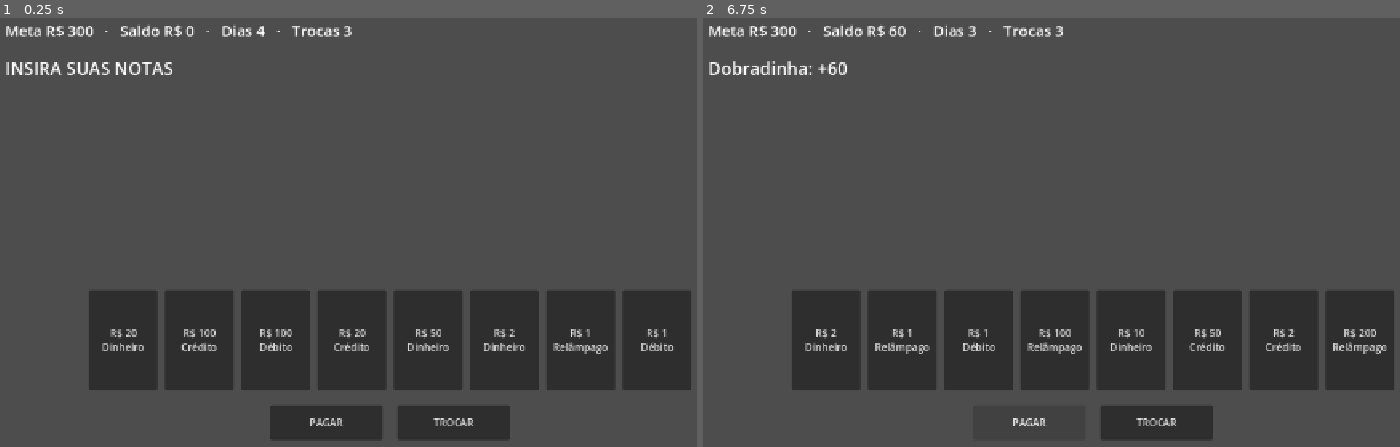
Above: before the commit, frames 1-2 (left to right).
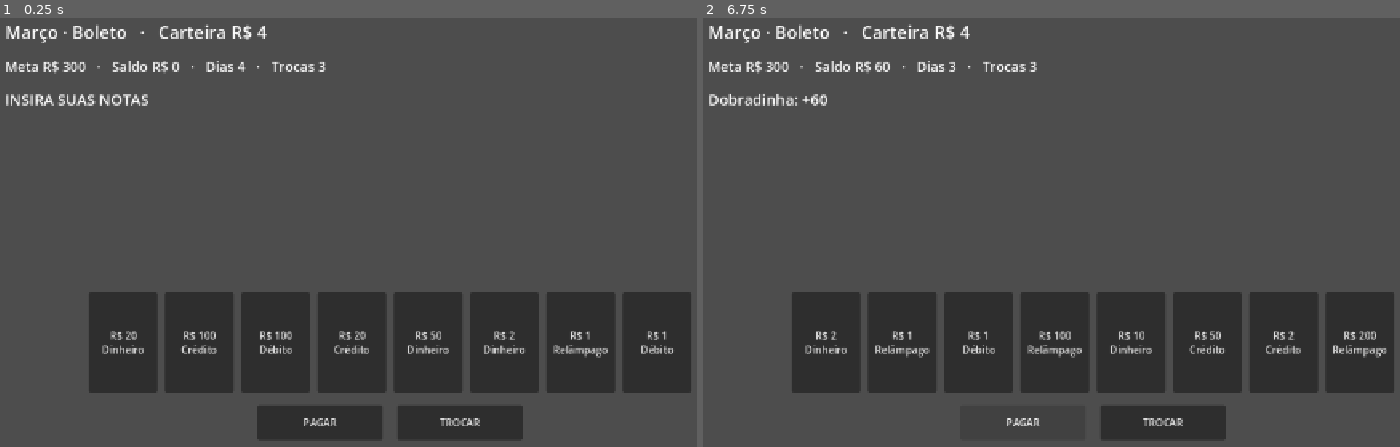
Above: after the commit, the same moments.

Repository: MarcosLauremiro/FECHA-A-CONTA
Game: Godot game, scene res://scenes/main.tscn
The game is run twice, just before and just after one commit, with the same random seed, the same clock (stepped at 60 frames per second) and the same inputs.
Inputs:
- Up to frame 1 (0.25 s): no input
- Up to frame 2 (6.75 s): click "R$ 20 Dinheiro" at 0.5 s; click "R$ 100 Crédito" at 1.25 s; click "R$ 100 Débito" at 2 s; click "R$ 20 Crédito" at 2.75 s; click "R$ 50 Dinheiro" at 3.5 s; click "R$ 2 Dinheiro" at 4.25 s; click "R$ 1 Relâmpago" at 5 s; click "R$ 1 Débito" at 5.75 s; click "PAGAR" at 6.5 s

The runs differ from the first frame. In frame 1, 4.2% of the frame differs, in the area x 0-100%, y 1-99%; in frame 2, 4.0%.

Commit message:
Adiciona partida completa: 3 meses, carteira, chefes e troco
- RunState: 3 meses x (Boleto, Aluguel, Fatura), carteira, troco
  (R$1 a cada 25% acima da meta, max R$5), divida do cheque especial
  (cresce 25% por conta paga), saldo maximo e estados de partida.
- Boss: regras das faturas. Banco fora do ar (Relampago nao pontua),
  Taxa de manutencao (troca custa R$1), Janeiro (Leao da Receita 27,5%
  por jogada e taxa de troca). Golpe do WhatsApp fica para os esquemas.
- BillRound aceita o chefe da conta e desconta o imposto da jogada.
- Interface: chefe, carteira, comprovante, PROXIMA CONTA e tela final.
- Testes: troco, divida, cheque especial, chefes e partida inteira
  (73 verificacoes).

Camelo ainda nao existe: a partida vai direto para a proxima conta.

Testes: godot --headless -s res://tests/test_core.gd

Co-Authored-By: Claude Haiku 5.5 <noreply@anthropic.com>

Diff:
--- a/scripts/balance.gd
+++ b/scripts/balance.gd
@@ -44,3 +44,26 @@
 const MAX_SCHEMES := 5
 const OVERDRAFT_LIMIT := -10
 const DEBT_GROWTH_PERCENT := 25
+
+# Ordem das contas dentro de um mês e a recompensa de cada uma.
+const BILL_KEYS: Array = ["boleto", "aluguel", "fatura"]
+const BILL_LABELS := {"boleto": "Boleto", "aluguel": "Aluguel", "fatura": "Fatura"}
+const BILL_REWARDS := {
+	"boleto": REWARD_BOLETO,
+	"aluguel": REWARD_ALUGUEL,
+	"fatura": REWARD_FATURA,
+}
+
+# Troco vira grana: R$ 1 a cada TROCO_STEP_PERCENT% acima da meta, até TROCO_MAX.
+const TROCO_STEP_PERCENT := 25
+const TROCO_MAX := 5
+
+# Chefe de cada mês (é a Fatura daquele mês).
+const BOSS_BY_MONTH: Array = ["banco_fora_do_ar", "taxa_manutencao", "janeiro_impostos"]
+const BOSSES := {
+	"banco_fora_do_ar": {"name": "Banco fora do ar", "text": "Notas de Relâmpago não pontuam"},
+	"taxa_manutencao": {"name": "Taxa de manutenção", "text": "Cada troca custa R$ 1"},
+	"janeiro_impostos": {"name": "IPVA + IPTU + Material escolar", "text": "Leão da Receita leva 27,5% de cada jogada. Taxa de manutenção: cada troca custa R$ 1. Golpe do WhatsApp: pendente (precisa de esquemas)"},
+}
+# Leão da Receita, em milésimos (275 = 27,5%).
+const LEAO_PER_MILLE := 275
--- a/scripts/game/bill_round.gd
+++ b/scripts/game/bill_round.gd
@@ -15,12 +15,14 @@
 var swaps_left: int = Balance.SWAPS_PER_BILL
 var saldo: int = 0
 var state: String = PLAYING
+var boss: String = Boss.NONE  # id do chefe desta conta ("" = conta comum)
 
 var _rng: RandomNumberGenerator
 
 
-func _init(p_goal: int, rng: RandomNumberGenerator = null) -> void:
+func _init(p_goal: int, p_boss: String = Boss.NONE, rng: RandomNumberGenerator = null) -> void:
 	goal = p_goal
+	boss = p_boss
 	_rng = rng
 	deck = Deck.new(rng)
 	_refill()
@@ -40,6 +42,7 @@
 
 
 ## PAGAR: pontua as notas escolhidas e gasta 1 dia.
+## Notas que o chefe não deixa pontuar saem da conta; o imposto do chefe é descontado do total.
 ## Devolve {"ok": bool, "reason": String, "score": Dictionary, "state": String}.
 func pay() -> Dictionary:
 	var refusal := _check_can_act()
@@ -47,8 +50,14 @@
 		return refusal
 
 	var played := selected.duplicate()
-	var score := Scorer.score(HandEvaluator.evaluate(played))
-	saldo += score["total"]
+	var scoring: Array = []
+	for n in played:
+		if Boss.note_scores(boss, n):
+			scoring.append(n)
+	var score := Scorer.score(HandEvaluator.evaluate(scoring))
+	var tax := Boss.play_tax(boss, score["total"])
+	score["tax"] = tax
+	saldo += score["total"] - tax
 
 	_leave_hand(played)
 	deck.discard(played)
@@ -80,6 +89,11 @@
 	return {"ok": true, "reason": "", "state": state}
 
 
+## Custo em R$ de cada troca nesta conta (imposto do chefe, se houver).
+func swap_cost() -> int:
+	return Boss.swap_cost(boss)
+
+
 ## Recompensa ao bater a meta: base da conta + R$ por dia não usado.
 func reward(base_reward: int) -> int:
 	if state != WON:
--- /dev/null
+++ b/scripts/game/boss.gd
@@ -0,0 +1,27 @@
+class_name Boss
+extends RefCounted
+## Regras das faturas (chefes). Cada função recebe o id do chefe; "" = sem chefe.
+## Texto e nome ficam em Balance.BOSSES.
+
+const NONE := ""
+
+
+## Notas de Relâmpago não pontuam na fatura do Banco fora do ar.
+static func note_scores(boss: String, note: Note) -> bool:
+	if boss == "banco_fora_do_ar" and note.suit == Note.Suit.RELAMPAGO:
+		return false
+	return true
+
+
+## Imposto (Leão da Receita) tirado do total de cada jogada. Devolve o valor a tirar.
+static func play_tax(boss: String, total: int) -> int:
+	if boss == "janeiro_impostos":
+		return total * Balance.LEAO_PER_MILLE / 1000
+	return 0
+
+
+## Quanto custa cada troca em R$.
+static func swap_cost(boss: String) -> int:
+	if boss == "taxa_manutencao" or boss == "janeiro_impostos":
+		return 1
+	return 0
--- /dev/null
+++ b/scripts/game/run_state.gd
@@ -0,0 +1,137 @@
+class_name RunState
+extends RefCounted
+## A partida inteira: 3 meses × (Boleto, Aluguel, Fatura), carteira e progresso.
+## Dono das contas (BillRound) e da carteira. A interface só chama métodos daqui.
+##
+## Estados:
+##   "playing"    conta em andamento
+##   "bill_paid"  conta paga, mostrando comprovante; chame next_bill()
+##   "won"        pagou a última fatura (CONTAS EM DIA)
+##   "lost"       falhou uma conta (NOME NEGATIVADO)
+##
+## Camelô (loja entre contas) ainda não existe: next_bill() vai direto para a próxima conta.
+
+const PLAYING := "playing"
+const BILL_PAID := "bill_paid"
+const WON := "won"
+const LOST := "lost"
+
+var wallet: int = Balance.START_WALLET
+var month_index: int = 0
+var bill_index: int = 0
+var state: String = PLAYING
+var max_saldo: int = 0  # maior saldo de uma conta no ano (vai no comprovante final)
+
+# Último comprovante (preenchido ao pagar uma conta).
+var receipt: Dictionary = {}
+
+var bill: BillRound
+var _rng: RandomNumberGenerator
+
+
+func _init(rng: RandomNumberGenerator = null) -> void:
+	_rng = rng
+	_start_bill()
+
+
+func bill_key() -> String:
+	return Balance.BILL_KEYS[bill_index]
+
+
+func month_name() -> String:
+	return Balance.MONTHS[month_index]["name"]
+
+
+func bill_title() -> String:
+	return "%s · %s" % [month_name(), Balance.BILL_LABELS[bill_key()]]
+
+
+func boss_id() -> String:
+	if bill_key() == "fatura":
+		return Balance.BOSS_BY_MONTH[month_index]
+	return Boss.NONE
+
+
+func is_last_bill() -> bool:
+	return month_index == Balance.MONTHS.size() - 1 and bill_index == Balance.BILL_KEYS.size() - 1
+
+
+func pay() -> Dictionary:
+	if state != PLAYING:
+		return {"ok": false, "reason": "run_not_playing", "state": state}
+	var result := bill.pay()
+	if not result["ok"]:
+		return result
+
+	if result["state"] == BillRound.WON:
+		_settle_paid_bill()
+	elif result["state"] == BillRound.LOST:
+		state = LOST
+	return result
+
+
+func swap() -> Dictionary:
+	if state != PLAYING:
+		return {"ok": false, "reason": "run_not_playing", "state": state}
+	var cost := bill.swap_cost()
+	# Cheque especial: a carteira pode ir até OVERDRAFT_LIMIT. Sem dinheiro, a troca é recusada.
+	if wallet - cost < Balance.OVERDRAFT_LIMIT:
+		return {"ok": false, "reason": "no_money", "state": state}
+	var result := bill.swap()
+	if result["ok"]:
+		wallet -= cost
+	return result
+
+
+## Vai para a próxima conta depois do comprovante.
+func next_bill() -> bool:
+	if state != BILL_PAID:
+		return false
+	bill_index += 1
+	if bill_index >= Balance.BILL_KEYS.size():
+		bill_index = 0
+		month_index += 1
+	state = PLAYING
+	_start_bill()
+	return true
+
+
+## Troco vira grana: R$ 1 a cada TROCO_STEP_PERCENT% acima da meta, até TROCO_MAX.
+static func troco(saldo: int, goal: int) -> int:
+	if saldo <= goal or goal <= 0:
+		return 0
+	var steps := (saldo - goal) * 100 / (goal * Balance.TROCO_STEP_PERCENT)
+	return mini(steps, Balance.TROCO_MAX)
+
+
+## Dívida do cheque especial cresce DEBT_GROWTH_PERCENT% a cada conta paga (arredonda para cima).
+static func debt_growth(debt: int) -> int:
+	return (debt * Balance.DEBT_GROWTH_PERCENT + 99) / 100
+
+
+func _settle_paid_bill() -> void:
+	var key := bill_key()
+	var base: int = Balance.BILL_REWARDS[key]
+	var reward := bill.reward(base)
+	var extra := troco(bill.saldo, bill.goal)
+
+	# Dívida cresce antes de receber; a recompensa paga a dívida primeiro (carteira negativa sobe).
+	if wallet < 0:
+		wallet -= debt_growth(-wallet)
+	wallet += reward + extra
+
+	max_saldo = maxi(max_saldo, bill.saldo)
+	receipt = {
+		"title": bill_title(),
+		"saldo": bill.saldo,
+		"goal": bill.goal,
+		"reward": reward,
+		"troco": extra,
+		"wallet": wallet,
+		"days_left": bill.days_left,
+	}
+	state = WON if is_last_bill() else BILL_PAID
+
+
+func _start_bill() -> void:
+	bill = BillRound.new(Balance.MONTHS[month_index][bill_key()], boss_id(), _rng)
--- a/scripts/ui/bill_round_view.gd
+++ b/scripts/ui/bill_round_view.gd
@@ -1,19 +1,22 @@
 extends Control
-## Interface provisória da conta (hora 4–7: "jogável feio"). Toda regra vem de BillRound.
+## Interface provisória da partida (hora 7–9: "jogável feio"). Toda regra vem de RunState/BillRound.
 
-var bill: BillRound
+var run: RunState
 
+var _header: Label
+var _boss: Label
 var _info: Label
 var _message: Label
 var _hand_box: HBoxContainer
 var _pay_button: Button
 var _swap_button: Button
+var _next_button: Button
 var _restart_button: Button
 
 
 func _ready() -> void:
 	_build_ui()
-	_start_round()
+	_start_run()
 
 
 func _build_ui() -> void:
@@ -22,15 +25,25 @@
 	add_child(margin)
 
 	var column := VBoxContainer.new()
-	column.add_theme_constant_override("separation", 24)
+	column.add_theme_constant_override("separation", 20)
 	margin.add_child(column)
 
+	_header = Label.new()
+	_header.add_theme_font_size_override("font_size", 28)
+	column.add_child(_header)
+
+	_boss = Label.new()
+	_boss.add_theme_font_size_override("font_size", 20)
+	_boss.add_theme_color_override("font_color", Color(0.85, 0.2, 0.2))
+	column.add_child(_boss)
+
 	_info = Label.new()
-	_info.add_theme_font_size_override("font_size", 24)
+	_info.add_theme_font_size_override("font_size", 22)
 	column.add_child(_info)
 
 	_message = Label.new()
-	_message.add_theme_font_size_override("font_size", 28)
+	_message.add_theme_font_size_override("font_size", 24)
+	_message.autowrap_mode = TextServer.AUTOWRAP_WORD_SMART
 	column.add_child(_message)
 
 	var spacer := Control.new()
@@ -48,34 +61,39 @@
 	actions.add_theme_constant_override("separation", 24)
 	column.add_child(actions)
 
-	_pay_button = Button.new()
-	_pay_button.text = "PAGAR"
-	_pay_button.custom_minimum_size = Vector2(180, 56)
-	_pay_button.pressed.connect(_on_pay_pressed)
-	actions.add_child(_pay_button)
-
-	_swap_button = Button.new()
-	_swap_button.text = "TROCAR"
-	_swap_button.custom_minimum_size = Vector2(180, 56)
-	_swap_button.pressed.connect(_on_swap_pressed)
-	actions.add_child(_swap_button)
-
-	_restart_button = Button.new()
-	_restart_button.text = "NOVA CONTA"
-	_restart_button.custom_minimum_size = Vector2(180, 56)
-	_restart_button.visible = false
-	_restart_button.pressed.connect(_start_round)
-	actions.add_child(_restart_button)
+	_pay_button = _make_button("PAGAR", actions, _on_pay_pressed)
+	_swap_button = _make_button("TROCAR", actions, _on_swap_pressed)
+	_next_button = _make_button("PRÓXIMA CONTA", actions, _on_next_pressed)
+	_restart_button = _make_button("JOGAR DE NOVO", actions, _start_run)
 
 
-func _start_round() -> void:
-	# Meta da primeira conta da jam: Boleto de Março.
-	bill = BillRound.new(Balance.MONTHS[0]["boleto"])
+func _make_button(text: String, parent: Control, handler: Callable) -> Button:
+	var btn := Button.new()
+	btn.text = text
+	btn.custom_minimum_size = Vector2(200, 56)
+	btn.pressed.connect(handler)
+	parent.add_child(btn)
+	return btn
+
+
+func _start_run() -> void:
+	run = RunState.new()
 	_message.text = "INSIRA SUAS NOTAS"
 	_refresh()
 
 
 func _refresh() -> void:
+	var bill := run.bill
+	var playing := run.state == RunState.PLAYING
+
+	_header.text = "%s   ·   Carteira R$ %d" % [run.bill_title(), run.wallet]
+	_header.add_theme_color_override("font_color", Color(0.85, 0.2, 0.2) if run.wallet < 0 else Color(1, 1, 1))
+
+	var boss_id := run.boss_id()
+	_boss.visible = boss_id != Boss.NONE
+	if _boss.visible:
+		_boss.text = "CHEFE: %s. %s" % [Balance.BOSSES[boss_id]["name"], Balance.BOSSES[boss_id]["text"]]
+
 	_info.text = "Meta R$ %d   ·   Saldo R$ %d   ·   Dias %d   ·   Trocas %d" % [
 		bill.goal, bill.saldo, bill.days_left, bill.swaps_left,
 	]
@@ -88,39 +106,57 @@
 		btn.custom_minimum_size = Vector2(110, 160)
 		btn.text = "R$ %d\n%s" % [note.value, note.suit_name()]
 		btn.button_pressed = bill.selected.has(note)
-		btn.disabled = bill.is_over()
+		btn.disabled = not playing
 		btn.pressed.connect(_on_card_pressed.bind(note))
 		_hand_box.add_child(btn)
 
-	var over := bill.is_over()
-	var can_act := not over
-	_pay_button.disabled = not can_act
-	_swap_button.disabled = not can_act
-	_restart_button.visible = over
-	if bill.state == BillRound.WON:
-		_message.text = "CONTA PAGA! Recompensa R$ %d" % bill.reward(Balance.REWARD_BOLETO)
-	elif bill.state == BillRound.LOST:
+	_pay_button.visible = playing
+	_swap_button.visible = playing
+	_next_button.visible = run.state == RunState.BILL_PAID
+	_restart_button.visible = run.state == RunState.WON or run.state == RunState.LOST
+
+	if run.state == RunState.WON:
+		_message.text = "CONTAS EM DIA   ·   Saldo máximo R$ %d" % run.max_saldo
+	elif run.state == RunState.LOST:
 		_message.text = "NOME NEGATIVADO"
+	elif run.state == RunState.BILL_PAID:
+		_message.text = _receipt_text()
+
+
+func _receipt_text() -> String:
+	var r := run.receipt
+	return "COMPROVANTE · %s\nSaldo R$ %d (meta R$ %d)   ·   Recompensa +R$ %d   ·   Troco +R$ %d   ·   Carteira R$ %d" % [
+		r["title"], r["saldo"], r["goal"], r["reward"], r["troco"], r["wallet"],
+	]
 
 
 func _on_card_pressed(note: Note) -> void:
-	bill.toggle_select(note)
+	run.bill.toggle_select(note)
 	_refresh()
 
 
 func _on_pay_pressed() -> void:
-	var result := bill.pay()
+	var result := run.pay()
 	if not result["ok"]:
 		_message.text = _refusal_text(result["reason"])
-	else:
+	elif result.has("score") and result["score"]["kind"] != "none":
 		var score: Dictionary = result["score"]
-		_message.text = "%s: +%d" % [Balance.TRANSACTIONS[score["kind"]]["name"], score["total"]] if score["kind"] != "none" else ""
+		var tx_name: String = Balance.TRANSACTIONS[score["kind"]]["name"]
+		_message.text = "%s: +%d" % [tx_name, score["total"] - score["tax"]]
+		if score["tax"] > 0:
+			_message.text += "   (Leão da Receita: -%d)" % score["tax"]
 	_refresh()
 
 
 func _on_swap_pressed() -> void:
-	var result := bill.swap()
+	var result := run.swap()
 	_message.text = "" if result["ok"] else _refusal_text(result["reason"])
+	_refresh()
+
+
+func _on_next_pressed() -> void:
+	run.next_bill()
+	_message.text = ""
 	_refresh()
 
 
@@ -130,6 +166,8 @@
 			return "Escolha de 1 a 5 notas"
 		"no_swaps":
 			return "Sem trocas sobrando"
-		"round_over":
-			return "A conta já acabou"
+		"no_money":
+			return "Sem dinheiro nem no cheque especial"
+		"round_over", "run_not_playing":
+			return "Esta conta já acabou"
 	return ""
--- a/tests/test_core.gd
+++ b/tests/test_core.gd
@@ -13,6 +13,8 @@
 	_test_priority()
 	_test_scoring()
 	_test_bill_round()
+	_test_bosses()
+	_test_run_state()
 
 	print("\n%d verificações, %d falhas" % [checks, failures])
 	quit(1 if failures > 0 else 0)
@@ -91,7 +93,7 @@
 	rng.seed = 42
 
 	# Pagar sem escolher nada é recusado e não gasta dia.
-	var bill := BillRound.new(1, rng)
+	var bill := BillRound.new(1, Boss.NONE, rng)
 	check(bill.hand.size() == 8, "conta começa com 8 notas na mão")
 	check(bill.pay()["reason"] == "no_selection", "pagar sem seleção é recusado")
 	check(bill.days_left == 4, "recusa não gasta dia")
@@ -110,7 +112,7 @@
 	check(bill.pay()["reason"] == "round_over", "conta encerrada não aceita mais jogadas")
 
 	# Conta impossível: perde ao acabar os 4 dias.
-	var lost := BillRound.new(999999, rng)
+	var lost := BillRound.new(999999, Boss.NONE, rng)
 	for day in range(4):
 		lost.toggle_select(lost.hand[0])
 		lost.pay()
@@ -118,7 +120,7 @@
 	check(lost.reward(3) == 0, "conta perdida não paga recompensa")
 
 	# Trocas: 3 permitidas, a 4ª é recusada e nenhuma gasta dia.
-	var swapper := BillRound.new(999999, rng)
+	var swapper := BillRound.new(999999, Boss.NONE, rng)
 	for i in range(3):
 		swapper.toggle_select(swapper.hand[0])
 		check(swapper.swap()["ok"], "troca %d aceita" % (i + 1))
@@ -153,3 +155,101 @@
 	s = Scorer.score(HandEvaluator.evaluate([]))
 	check(s["total"] == 0, "mão vazia = 0")
 	check(s["events"][-1]["type"] == "total", "último evento é o total")
+
+
+func _test_bosses() -> void:
+	var rng := RandomNumberGenerator.new()
+	rng.seed = 7
+
+	# Banco fora do ar: Relâmpago não pontua. Dobradinha de 10 (Dinheiro + Relâmpago) vira Trocado de 10 (Dinheiro): 11.
+	var bill := BillRound.new(999999, "banco_fora_do_ar", rng)
+	bill.hand = [n(10, Note.Suit.RELAMPAGO), n(10, Note.Suit.DINHEIRO)]
+	bill.selected = [bill.hand[0], bill.hand[1]]
+	var r := bill.pay()
+	check(r["score"]["total"] == 11, "Relâmpago não pontua no Banco fora do ar (got %s)" % r["score"]["total"])
+	check(bill.saldo == 11, "saldo só recebe o que pontua")
+
+	# Sem chefe: a mesma jogada vale Dobradinha = 44.
+	bill = BillRound.new(999999, Boss.NONE, rng)
+	bill.hand = [n(10, Note.Suit.RELAMPAGO), n(10, Note.Suit.DINHEIRO)]
+	bill.selected = [bill.hand[0], bill.hand[1]]
+	check(bill.pay()["score"]["total"] == 44, "sem chefe a Dobradinha vale 44")
+
+	# Leão da Receita: Dobradinha de 10 (44) perde 27,5% → 12 (floor de 12,1). Saldo = 32.
+	bill = BillRound.new(999999, "janeiro_impostos", rng)
+	bill.hand = [n(10), n(10, Note.Suit.DEBITO)]
+	bill.selected = [bill.hand[0], bill.hand[1]]
+	r = bill.pay()
+	check(r["score"]["tax"] == 12, "imposto de 27,5%% sobre 44 = 12 (got %s)" % r["score"]["tax"])
+	check(bill.saldo == 32, "saldo com imposto = 32 (got %s)" % bill.saldo)
+
+	check(BillRound.new(1, "taxa_manutencao", rng).swap_cost() == 1, "troca custa R$1 na taxa de manutenção")
+	check(BillRound.new(1, "banco_fora_do_ar", rng).swap_cost() == 0, "troca é grátis no banco fora do ar")
+
+
+func _test_run_state() -> void:
+	var rng := RandomNumberGenerator.new()
+	rng.seed = 99
+
+	# Troco: R$1 a cada 25% acima da meta, máximo R$5.
+	check(RunState.troco(100, 100) == 0, "sem troco na meta exata")
+	check(RunState.troco(124, 100) == 0, "sem troco abaixo de 25%")
+	check(RunState.troco(125, 100) == 1, "R$1 de troco com 25% acima")
+	check(RunState.troco(150, 100) == 2, "R$2 de troco com 50% acima")
+	check(RunState.troco(1000, 100) == 5, "troco limitado a R$5")
+
+	# Dívida cresce 25% arredondando para cima.
+	check(RunState.debt_growth(10) == 3, "dívida de 10 cresce para 3 (2,5 arredondado)")
+	check(RunState.debt_growth(4) == 1, "dívida de 4 cresce 1")
+
+	var run := RunState.new(rng)
+	check(run.wallet == Balance.START_WALLET, "carteira começa em R$4")
+	check(run.bill_title() == "Março · Boleto", "primeira conta é Março · Boleto (got %s)" % run.bill_title())
+	check(run.boss_id() == Boss.NONE, "boleto não tem chefe")
+
+	# Pagar a primeira conta: carteira recebe recompensa + troco do comprovante.
+	run.bill.goal = 1
+	run.bill.toggle_select(run.bill.hand[0])
+	run.pay()
+	check(run.state == RunState.BILL_PAID, "conta paga mostra comprovante")
+	check(run.wallet == Balance.START_WALLET + run.receipt["reward"] + run.receipt["troco"], "carteira = inicial + recompensa + troco")
+	check(run.receipt["reward"] == Balance.REWARD_BOLETO + 3 * Balance.REWARD_PER_UNUSED_DAY, "recompensa do boleto + 3 dias não usados")
+	check(run.next_bill(), "avança para a próxima conta")
+	check(run.bill_title() == "Março · Aluguel", "segunda conta é Aluguel")
+
+	# Cheque especial: troca recusada se passar de -R$10.
+	var gate := RunState.new(rng)
+	gate.bill = BillRound.new(999999, "taxa_manutencao", rng)
+	gate.wallet = -9
+	gate.bill.toggle_select(gate.bill.hand[0])
+	check(gate.swap()["ok"] and gate.wallet == -10, "troca desce a carteira até -R$10")
+	gate.bill.toggle_select(gate.bill.hand[0])
+	check(gate.swap()["reason"] == "no_money", "troca recusada abaixo de -R$10")
+
+	# Conta perdida encerra a partida.
+	var lost := RunState.new(rng)
+	lost.bill = BillRound.new(999999, Boss.NONE, rng)
+	for i in range(4):
+		lost.bill.toggle_select(lost.bill.hand[0])
+		lost.pay()
+	check(lost.state == RunState.LOST, "perder uma conta encerra a partida")
+
+	# Partida inteira: 9 contas pagas (3 meses × 3). Chefes certos nas faturas.
+	var full := RunState.new(rng)
+	var bosses_seen: Array = []
+	for i in range(9):
+		if full.bill_key() == "fatura":
+			bosses_seen.append(full.boss_id())
+		full.bill.goal = 1
+		# Escolhe uma nota que pontua (no Banco fora do ar, Relâmpago não conta).
+		for c in full.bill.hand:
+			if Boss.note_scores(full.boss_id(), c):
+				full.bill.toggle_select(c)
+				break
+		full.pay()
+		if i < 8:
+			full.next_bill()
+	check(full.state == RunState.WON, "pagar a última fatura vence a partida")
+	check(bosses_seen == ["banco_fora_do_ar", "taxa_manutencao", "janeiro_impostos"], "chefes das faturas na ordem (got %s)" % str(bosses_seen))
+	check(full.max_saldo > 0, "saldo máximo do ano registrado")
+	check(not full.next_bill(), "não há próxima conta depois da última")
Not shown, added: scripts/game/boss.gd.uid
Not shown, added: scripts/game/run_state.gd.uid
